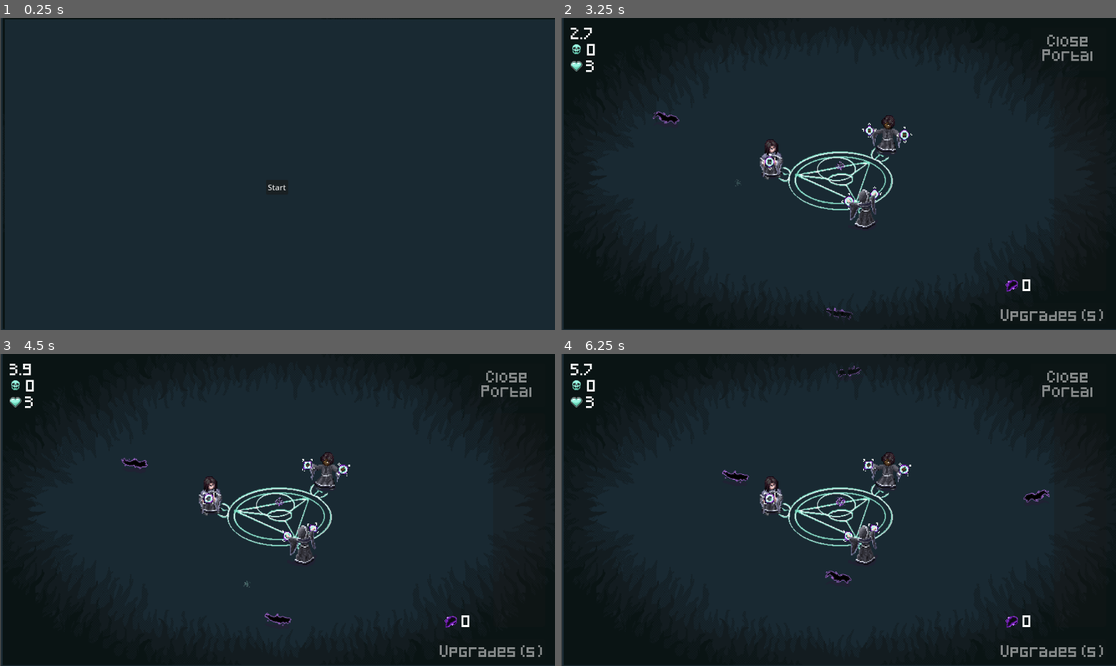
Above: before the commit, frames 1-4 (two rows, left to right).
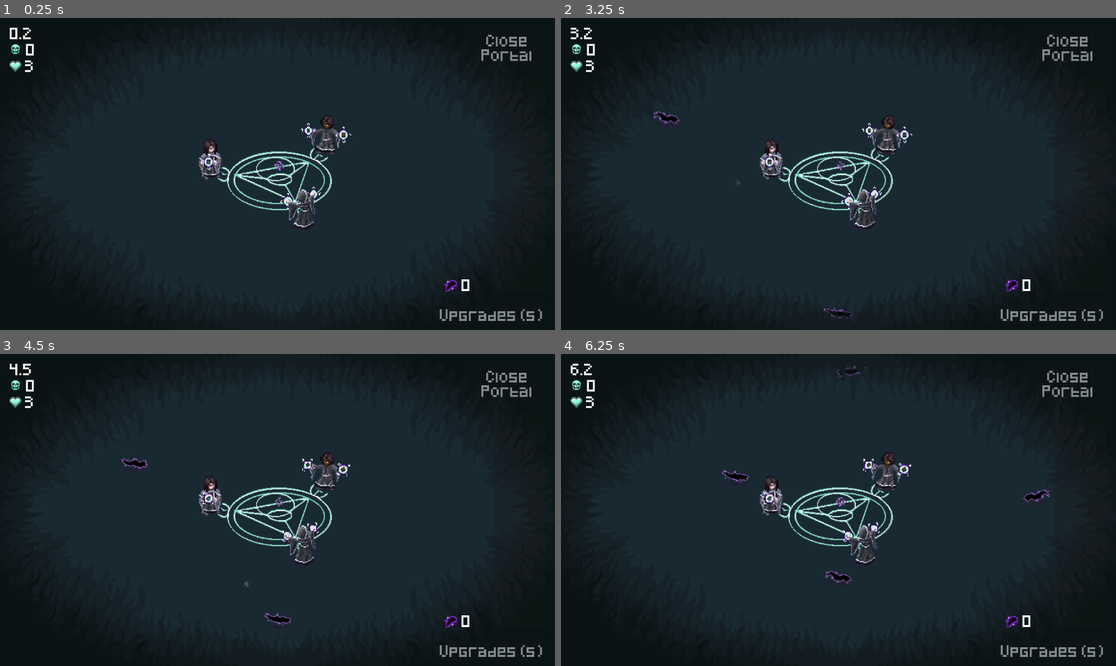
Above: after the commit, the same moments.

Repository: alifeee/loop
Game: Godot game, scene res://scenes/main.tscn
Same seed, same stepped clock (60 frames per second), same inputs: the game is played once before the commit and once after it. The engine's default icon, where the game draws it, is replaced by a stand-in: a white triangle on a blue panel in a dark square.
Inputs (mouse positions are in pixels of both pictures, inside the frame that each line leads up to):
- Up to frame 1 (0.25 s): no input
- Up to frame 2 (3.25 s): click (838, 186) at 0.5 s, where only the run before the commit has a clickable "Start"; move the mouse to (960, 158) at 1.27 s; press the mouse at (960, 158) at 1.28 s; move the mouse to (727, 189) at 2.02 s; release the mouse at (727, 189) at 2.03 s; click (727, 189) at 2.1 s; move the mouse to (894, 105) at 2.77 s; press the mouse at (894, 105) at 2.78 s
- Up to frame 3 (4.5 s): move the mouse to (249, 572) at 3.52 s; release the mouse at (249, 572) at 3.53 s; click (249, 572) at 3.6 s; move the mouse to (444, 556) at 4.27 s; press the mouse at (444, 556) at 4.28 s
- Up to frame 4 (6.25 s): move the mouse to (672, 463) at 5.02 s; release the mouse at (672, 463) at 5.03 s; click (672, 463) at 5.1 s; move the mouse to (866, 510) at 5.77 s; press the mouse at (866, 510) at 5.78 s

The runs differ from the first frame. In frame 1, 21% of the frame differs, in the area x 0-100%, y 0-100%; in frame 2, 0.7%; in frame 3, 0.6%; in frame 4, 0.7%.

Commit message:
Recentred shadow border

Diff:
--- a/scenes/main.tscn
+++ b/scenes/main.tscn
@@ -55,8 +55,8 @@
 }]
 
 [sub_resource type="CapsuleShape2D" id="CapsuleShape2D_muem4"]
-radius = 50.56
-height = 172.07
+radius = 33.0
+height = 174.0
 
 [sub_resource type="AtlasTexture" id="AtlasTexture_jbj1t"]
 atlas = ExtResource("9_a8y0u")
@@ -464,7 +464,7 @@
 autowrap_mode = 1
 
 [node name="Shadow" type="Sprite2D" parent="."]
-position = Vector2(582, 322)
+position = Vector2(576, 324)
 texture = ExtResource("12_eb6dy")
 
 [node name="CanvasLayer2" type="CanvasLayer" parent="."]
@@ -472,6 +472,7 @@
 [node name="Control" parent="CanvasLayer2" instance=ExtResource("15_jkv2x")]
 
 [node name="CanvasLayer3" type="CanvasLayer" parent="."]
+visible = false
 
 [node name="Start" parent="CanvasLayer3" instance=ExtResource("17_muem4")]
 
